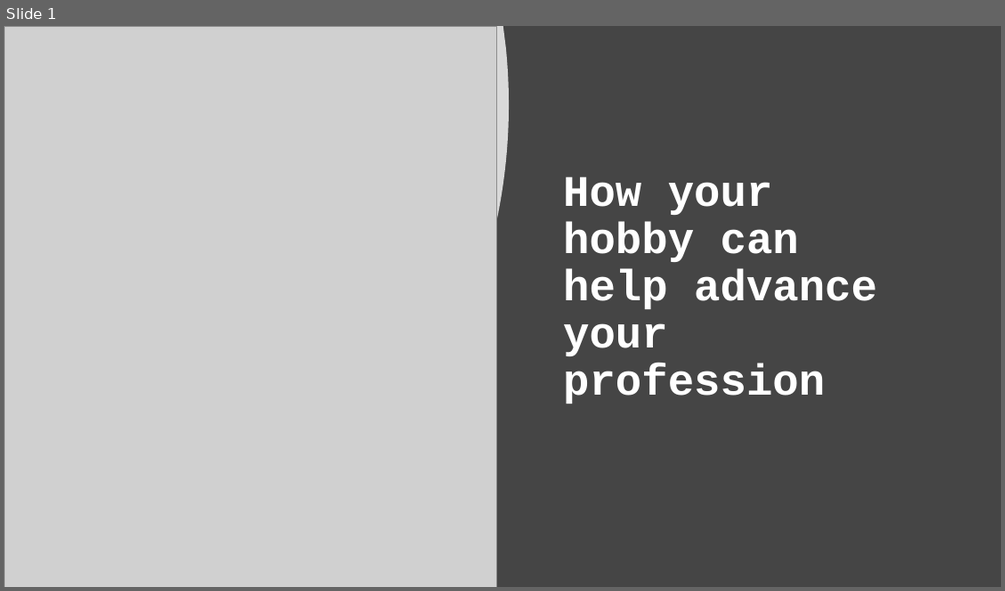
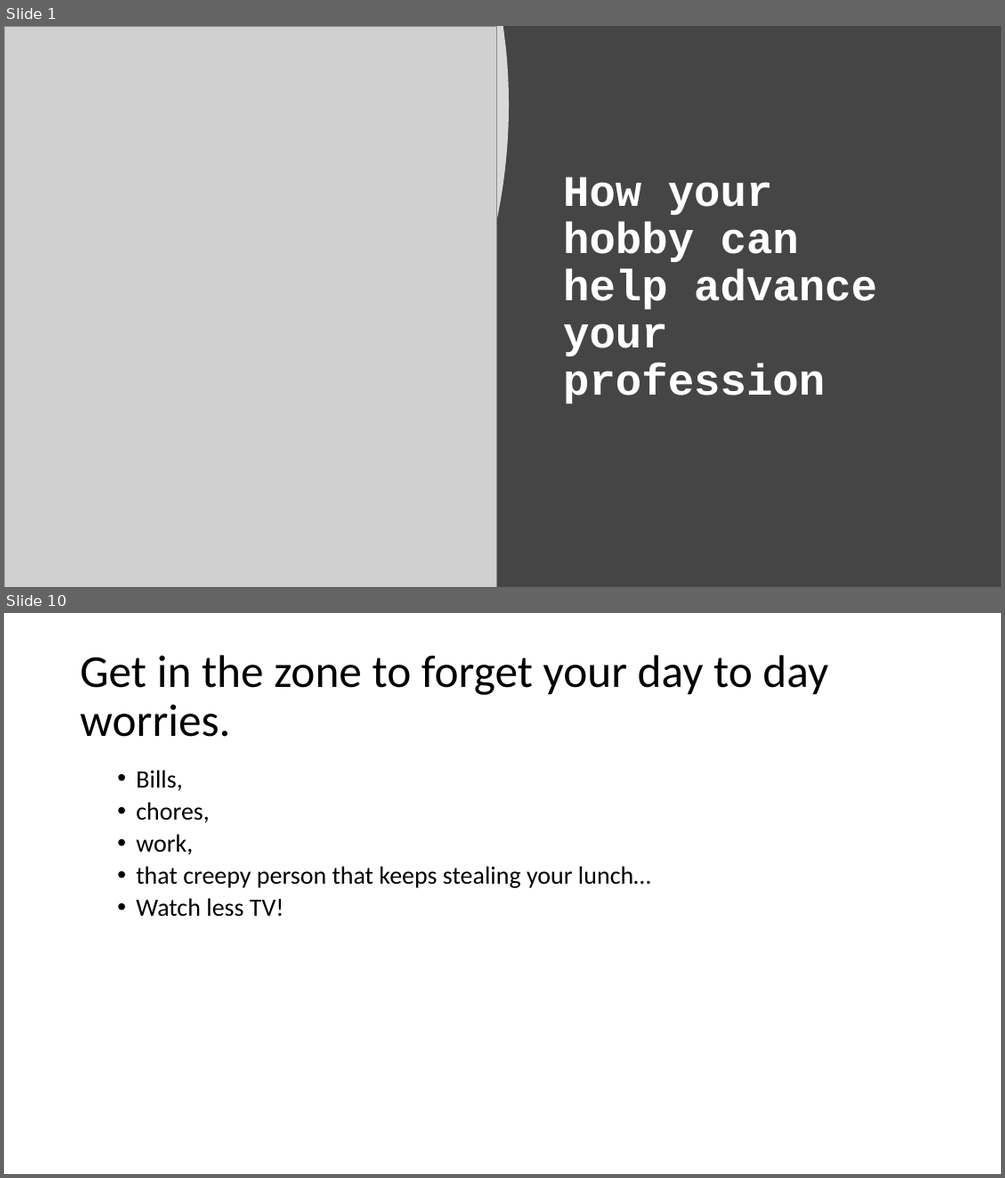
Before and after one commit to pulcher/hobby-helps-profession, a slide deck: How your hobby can help advance your profession.pptx. Shown one above the other, each under a label of ours: slide 1 before the commit, slides 1 and 10 after it; the slides between them are not shown. The pictures are 1005x591 and 1005x1178 pixels, drawn with LibreOffice and Linux fonts; fonts in the diff are those of the drawing; grey boxes stand for pictures. Boxes give left, top, right and bottom in pixels: in the first picture for what was removed or moved away, otherwise in the second. Text is boxed around its words. In the diff, an @@ line names an element or a change of style, - is before the commit and + after.

```diff
--- a/How your hobby can help advance your profession.pptx
+++ b/How your hobby can help advance your profession.pptx
@@ slide 10 added at <box>4,613,1001,1174</box>, background #FFFFFF @@
@@ title added at <box>80,655,828,737</box>, 44 pt, text #000000 @@
+Get in the zone to forget your day to day worries.
@@ text added at <box>136,770,651,916</box>, 24 pt, text #000000 @@
+  • Bills,
+  • chores,
+  • work,
+  • that creepy person that keeps stealing your lunch…
+  • Watch less TV!
```
Also in this commit, not shown: 1 slide changed, 13 other slides added.
